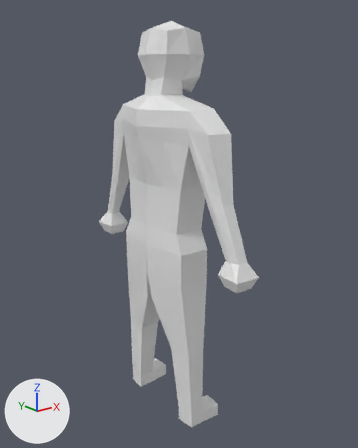
The Blender file untitled.blend, before and after one commit.
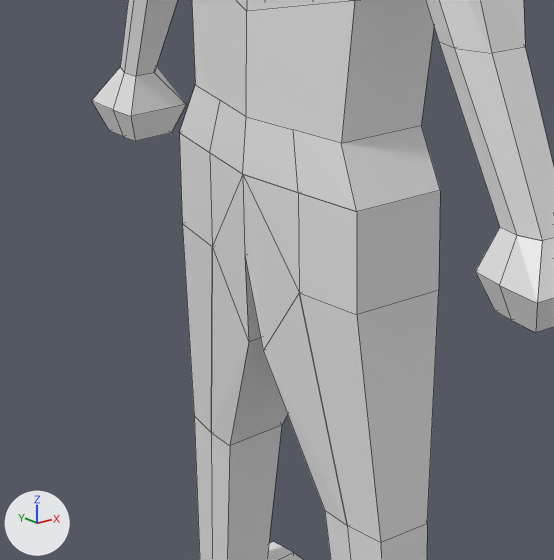
Old and new are each drawn whole from a 50 mm camera at (-4.27, -5.5, 5.14) aimed at (0.07, -0.08, 2.97) and again close up on the part from 20% to 68% of the width and 42% to 81% of the height. Lighting does not change. The marker at lower left points along +X, +Y and +Z. The close-ups show mesh edges as thin lines.
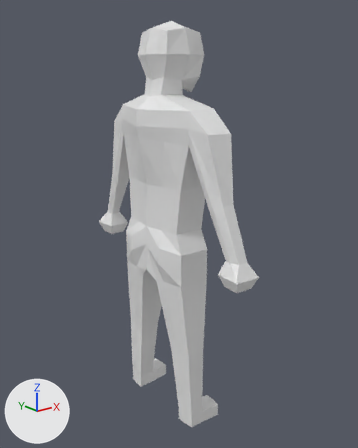
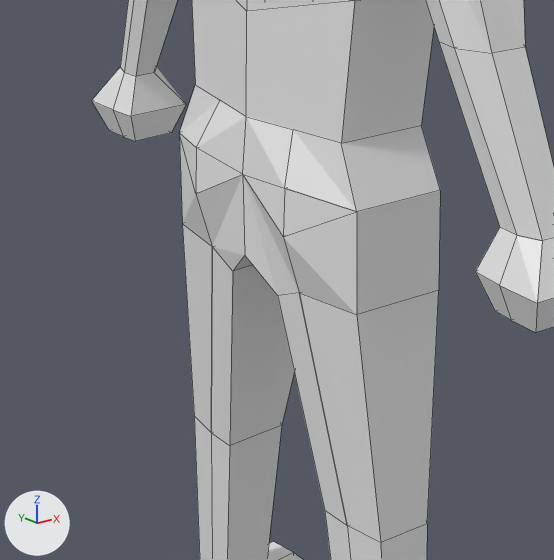
Location of each change, (x1, y1, x2, y2) in pixels of the close-ups (554 x 560 px; the box of a moved part takes in the faces that stretch with it):
part 1 of me_cube_003, moved or reshaped: (179, 85, 357, 525) in both

The change, as a diff of the scene's bpy script:
```diff
--- a/untitled.blend.py
+++ b/untitled.blend.py
@@ me_cube_003 @@
 me_cube_003.from_pydata(...)  # 143 vertices, 130 faces, 1 loose edge; spans x -0.58..0.42, y 0.0..1.68, z -2.01..3.71
 # used by ob_cube; location = (0.0, 0.0, 2.025)
 # verts and faces of me_cube_003; kept vertices keep their numbers, new ones are numbered from 143
 # before: 88 (-0.42, 0.34, 0.73) at pixel (209, 152), 98 (-0.42, 0.34, 0.73) at pixel (209, 152), 99 (-0.47, 0.0, 0.73) at pixel (242, 174), 102 (-0.47, 0.0, 0.34) at pixel (244, 255), 107 (-0.37, 0.67, 0.73) at pixel (179, 132)
 # before: 109 (-0.42, 0.34, 0.26) at pixel (212, 246), 110 (0.13, 0.07, -0.12), 112 (-0.42, 0.06, -0.12) at pixel (248, 342)
+# me_cube_003 part 1
+delete_faces([(99, 109, 112, 102), (98, 109, 99)])
+verts[88] = (-0.49, 0.34, 0.76)  # moved, pixel (196, 147)
+verts[98] = (-0.5, 0.34, 0.54)  # moved, pixel (195, 193)
+verts[110] = (0.13, 0.19, 0.19)  # moved
+verts[112] = (-0.42, 0.18, 0.19)  # moved, pixel (232, 271)
+faces += [(98, 109, 112, 102, 99), (88, 98, 107)]
```
